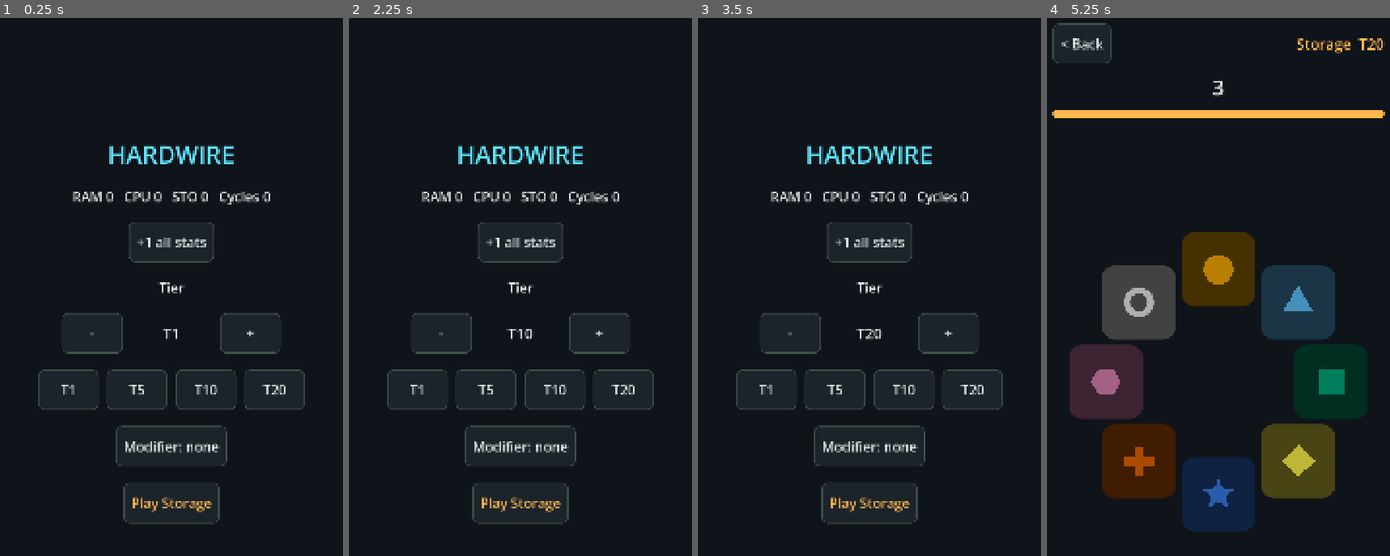
Above: before the commit, frames 1-4 (left to right).
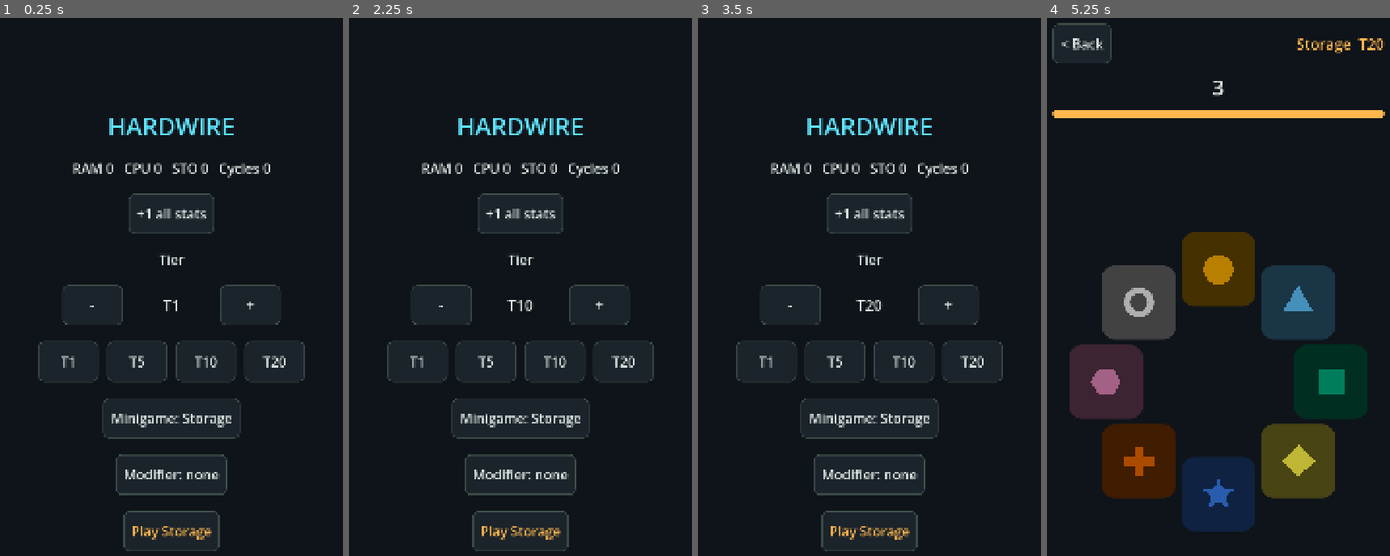
Above: after the commit, the same moments.

Repository: Kymr10n/hardwire
Game: Godot game, scene res://scenes/Main.tscn
Two runs of this game, one before a commit and one after it. Both use one fixed random seed, a clock stepped at 60 frames per second and the inputs below.
Inputs (mouse positions are in pixels of both pictures, inside the frame that each line leads up to):
- Up to frame 1 (0.25 s): no input
- Up to frame 2 (2.25 s): click "T1" at 0.5 s; click "T5" at 1.25 s; click "T10" at 2 s
- Up to frame 3 (3.5 s): click "T20" at 2.75 s
- Up to frame 4 (5.25 s): click (1218, 416) at 3.5 s, where only the run after the commit has a clickable "Minigame: Storage"; click (1218, 416) at 4.25 s, where only the run after the commit has a clickable "Minigame: RAM"; click "Play Storage" at 5 s

The runs differ from the first frame. In frame 1, 7.8% of the frame differs, in the area x 11-89%, y 18-100%; in frame 2, 7.9%; in frame 3, 7.9%; in frame 4, nothing differs.

Commit message:
M3: RAM minigame
- GridGen: spec tier formulas, seeded pattern (own Fisher-Yates), Inverted and Rotated answers,
  time limit from cells needed
- RamPuzzle + RamGrid: show pattern for show_ms, toggle cells by touch, counter and Commit gated
  on cells needed, wrong Commit or timeout flashes the answer; hint row with clockwise arrow
- DebugMenu: minigame selector; modifier picker follows the selected minigame
- SlotDef.TYPE_NAMES shared by menu and puzzle screen
- Tests: Sample tiers values, caps, rotation mapping, toggle/commit/timeout/modifiers, cell size
- SPEC status: M3 done

Co-Authored-By: Claude Opus 5.5 <noreply@anthropic.com>

Diff:
--- a/logic/GridGen.gd
+++ b/logic/GridGen.gd
@@ -1,7 +1,74 @@
 class_name GridGen
 extends RefCounted
 ## RAM attempt content: grid size, filled cells, timings, from SlotDef + seed.
-## SPEC: Minigame: RAM (pattern grid).
+## SPEC: Minigame: RAM (pattern grid) and Difficulty curve > Minigame formulas.
+## Cells are indexed row-major: index = row * n + col.
 
-# TODO(M3): static func make(slot: SlotDef, seed: int) -> Dictionary
-# TODO(M3): static func expected_input(pattern, modifier) -> handles Inverted / Rotated
+const MOD_INVERTED := "inverted"
+const MOD_ROTATED := "rotated"
+
+
+## Tier difficulty from the spec formulas, before upgrades.
+static func params(tier: int) -> Dictionary:
+	var r: Dictionary = Balance.ram()
+	var t: int = maxi(1, tier)
+	var n: int = Balance.tier_table("ram", "grid_by_tier", t)
+	var filled: int = mini(int(r.filled_base) + floori((t - 1) / float(r.filled_tier_divisor)),
+		floori(float(r.filled_max_ratio) * n * n))
+	var show_ms: int = maxi(int(r.show_ms_min), int(r.show_ms_start) - int(r.show_ms_step) * (t - 1))
+	return {"n": n, "filled": filled, "show_ms": show_ms}
+
+
+## Builds one attempt. Keys:
+## n: grid side; pattern: Array[int] sorted lit cells shown in the watch phase;
+## expected: Array[int] sorted cells the player must set (after Inverted / Rotated);
+## show_ms, time_limit_s.
+static func make(slot: SlotDef, seed: int) -> Dictionary:
+	var p: Dictionary = params(slot.tier)
+	var n: int = p.n
+	var rng := RandomNumberGenerator.new()
+	rng.seed = seed
+	var cells: Array[int] = []
+	for i: int in n * n:
+		cells.append(i)
+	# Partial Fisher-Yates with the seeded RNG (Array.shuffle uses the global one).
+	for i: int in p.filled:
+		var j: int = rng.randi_range(i, cells.size() - 1)
+		var tmp: int = cells[i]
+		cells[i] = cells[j]
+		cells[j] = tmp
+	var pattern: Array[int] = cells.slice(0, p.filled)
+	pattern.sort()
+	var expected: Array[int] = expected_input(pattern, n, slot.modifier)
+	var r: Dictionary = Balance.ram()
+	return {
+		"n": n,
+		"pattern": pattern,
+		"expected": expected,
+		"show_ms": p.show_ms,
+		"time_limit_s": float(r.input_s_base) + float(r.input_s_per_cell) * expected.size(),
+	}
+
+
+## The sorted cells the player must set for a shown pattern under a modifier.
+static func expected_input(pattern: Array[int], n: int, modifier: String) -> Array[int]:
+	var out: Array[int] = []
+	match modifier:
+		MOD_INVERTED:
+			for i: int in n * n:
+				if not pattern.has(i):
+					out.append(i)
+		MOD_ROTATED:
+			for i: int in pattern:
+				out.append(rotate_cw(i, n))
+		_:
+			out = pattern.duplicate()
+	out.sort()
+	return out
+
+
+## Index of cell `i` after rotating the grid 90° clockwise: (row, col) -> (col, n - 1 - row).
+static func rotate_cw(i: int, n: int) -> int:
+	var row: int = floori(float(i) / n)
+	var col: int = i % n
+	return col * n + (n - 1 - row)
--- a/logic/SlotDef.gd
+++ b/logic/SlotDef.gd
@@ -6,6 +6,7 @@
 const TYPE_STO := "sto"
 const TYPE_RAM := "ram"
 const TYPE_CPU := "cpu"
+const TYPE_NAMES := {TYPE_STO: "Storage", TYPE_RAM: "RAM", TYPE_CPU: "CPU"}
 
 var tier: int = 1
 var type: String = TYPE_STO
--- /dev/null
+++ b/scenes/puzzles/RamGrid.gd
@@ -0,0 +1,91 @@
+class_name RamGrid
+extends Control
+## Square grid of RAM cells drawn in one _draw. Each cell is on or off; on cells brighten
+## and scale to glow_scale_pct over glow_ms (SPEC: Visual style). Input is handled by RamPuzzle.
+
+var n: int = 0
+
+var _on: Array[bool] = []
+var _scale: Array[float] = []
+var _style := StyleBoxFlat.new()
+
+
+func _init() -> void:
+	mouse_filter = Control.MOUSE_FILTER_IGNORE
+
+
+func setup(p_n: int) -> void:
+	n = p_n
+	_on.resize(n * n)
+	_on.fill(false)
+	_scale.resize(n * n)
+	_scale.fill(1.0)
+	queue_redraw()
+
+
+func is_on(i: int) -> bool:
+	return _on[i]
+
+
+func set_on(i: int, value: bool) -> void:
+	if _on[i] != value:
+		_on[i] = value
+		queue_redraw()
+
+
+## Turns exactly the given cells on and all others off.
+func show_only(cells: Array[int]) -> void:
+	for i: int in _on.size():
+		set_on(i, cells.has(i))
+
+
+func on_cells() -> Array[int]:
+	var out: Array[int] = []
+	for i: int in _on.size():
+		if _on[i]:
+			out.append(i)
+	return out
+
+
+## Cell under a global (canvas) position, or -1 (including the gaps between cells).
+func cell_at(global_pos: Vector2) -> int:
+	if n == 0:
+		return -1
+	var local: Vector2 = global_pos - global_position
+	for i: int in n * n:
+		if _cell_rect(i).has_point(local):
+			return i
+	return -1
+
+
+func _process(delta: float) -> void:
+	var glow_s: float = maxf(0.001, get_theme_constant("glow_ms", "Hardwire") / 1000.0)
+	var big: float = get_theme_constant("glow_scale_pct", "Hardwire") / 100.0
+	var step: float = (big - 1.0) * delta / glow_s
+	var changed: bool = false
+	for i: int in _scale.size():
+		var target: float = big if _on[i] else 1.0
+		if not is_equal_approx(_scale[i], target):
+			_scale[i] = move_toward(_scale[i], target, step)
+			changed = true
+	if changed:
+		queue_redraw()
+
+
+func _cell_rect(i: int) -> Rect2:
+	var gap: float = size.x * 0.03
+	var cell: float = (size.x - gap * (n - 1)) / n
+	var row: int = floori(float(i) / n)
+	var col: int = i % n
+	return Rect2(Vector2(col, row) * (cell + gap), Vector2(cell, cell))
+
+
+func _draw() -> void:
+	var lit: Color = get_theme_color("ram", "Hardwire")
+	var idle: Color = get_theme_color("trace", "Hardwire").darkened(0.4)
+	for i: int in n * n:
+		var rect: Rect2 = _cell_rect(i)
+		rect = rect.grow((rect.size.x * _scale[i] - rect.size.x) / 2.0)
+		_style.bg_color = lit if _on[i] else idle
+		_style.set_corner_radius_all(int(rect.size.x * 0.14))
+		draw_style_box(_style, rect)
--- a/scenes/puzzles/RamPuzzle.gd
+++ b/scenes/puzzles/RamPuzzle.gd
@@ -1,2 +1,162 @@
 extends PuzzleBase
-## RAM minigame: recreate the grid pattern. SPEC: Minigame: RAM. Built in M3.
+## RAM minigame: recreate the grid pattern. SPEC: Minigame: RAM.
+## The pattern shows for show_ms, then the player toggles cells and presses Commit once the
+## set count equals the cells needed. A wrong Commit or the timeout fails the attempt.
+
+var _attempt: Dictionary = {}
+var _grid: RamGrid
+var _hint: Label
+var _counter: Label
+var _commit: Button
+var _shown: bool = false
+
+
+func _ready() -> void:
+	_hint = Label.new()
+	_hint.horizontal_alignment = HORIZONTAL_ALIGNMENT_CENTER
+	_hint.add_theme_color_override("font_color", get_theme_color("text_dim", "Hardwire"))
+	add_child(_hint)
+	_grid = RamGrid.new()
+	add_child(_grid)
+	_counter = Label.new()
+	_counter.vertical_alignment = VERTICAL_ALIGNMENT_CENTER
+	_counter.add_theme_font_size_override("font_size", get_theme_font_size("header", "Hardwire"))
+	add_child(_counter)
+	_commit = Button.new()
+	_commit.text = "Commit"
+	_commit.pressed.connect(commit)
+	add_child(_commit)
+	resized.connect(_layout)
+	_layout()
+
+
+func expected() -> Array[int]:
+	return _attempt.get("expected", [] as Array[int])
+
+
+func pattern() -> Array[int]:
+	return _attempt.get("pattern", [] as Array[int])
+
+
+func grid() -> RamGrid:
+	return _grid
+
+
+func can_commit() -> bool:
+	return phase == Phase.INPUT and _grid.on_cells().size() == expected().size()
+
+
+## Toggles one cell during the input phase (called from _input; public for tests).
+func toggle_cell(i: int) -> void:
+	if phase != Phase.INPUT or i < 0 or i >= _grid.n * _grid.n:
+		return
+	_grid.set_on(i, not _grid.is_on(i))
+	Synth.play_click()
+	Haptics.pulse()
+	_update_counter()
+
+
+## Checks the grid (Commit button; public for tests). Ignored until the set count is right.
+func commit() -> void:
+	if not can_commit():
+		return
+	if _grid.on_cells() == expected():
+		_succeed({"slot_id": slot.id()})
+	else:
+		_fail()
+
+
+func _input(event: InputEvent) -> void:
+	if phase != Phase.INPUT:
+		return
+	var touch := event as InputEventScreenTouch
+	if touch == null or not touch.pressed:
+		return
+	var i: int = _grid.cell_at(touch.position)
+	if i >= 0:
+		get_viewport().set_input_as_handled()
+		toggle_cell(i)
+
+
+func _build_attempt() -> void:
+	_attempt = GridGen.make(slot, attempt_seed)
+	time_limit_s = _attempt.time_limit_s
+	_shown = false
+	_grid.setup(_attempt.n)
+	match slot.modifier:
+		GridGen.MOD_INVERTED:
+			_hint.text = "Set the dark cells"
+		GridGen.MOD_ROTATED:
+			_hint.text = "Enter it rotated"
+		_:
+			_hint.text = ""
+	queue_redraw()
+	_update_counter()
+	_layout()
+
+
+func _watch_update(t: float) -> bool:
+	if t < _attempt.show_ms / 1000.0:
+		if not _shown:
+			_shown = true
+			_grid.show_only(pattern())
+		return false
+	_grid.show_only([] as Array[int])
+	return true
+
+
+func _on_phase_entered(_p_phase: Phase) -> void:
+	_update_counter()
+
+
+func _on_fail_reveal() -> void:
+	_grid.show_only(expected())
+	_update_counter()
+
+
+func _on_abort() -> void:
+	_update_counter()
+
+
+func _update_counter() -> void:
+	var input: bool = phase == Phase.INPUT
+	_counter.visible = input
+	_commit.visible = input or phase == Phase.RESULT
+	_commit.disabled = not can_commit()
+	_counter.text = "%d / %d" % [_grid.on_cells().size(), expected().size()]
+
+
+## Hint row (and rotation icon) on top, square grid in the middle, counter and Commit below.
+func _layout() -> void:
+	if _grid == null:
+		return
+	var margin: float = get_theme_constant("margin", "Hardwire")
+	var row_h: float = get_theme_constant("tap_min", "Hardwire")
+	var side: float = maxf(0.0, minf(size.x - 2.0 * margin, size.y - 2.0 * row_h - 2.0 * margin))
+	var top: float = maxf(row_h + margin, (size.y - side) / 2.0)
+	_grid.position = Vector2((size.x - side) / 2.0, top)
+	_grid.size = Vector2(side, side)
+	_hint.position = Vector2(0.0, top - row_h - margin / 2.0)
+	_hint.size = Vector2(size.x, row_h)
+	var bottom: float = top + side + margin / 2.0
+	_counter.position = Vector2(_grid.position.x, bottom)
+	_counter.size = Vector2(side / 2.0, row_h)
+	_commit.position = Vector2(_grid.position.x + side - row_h * 3.0, bottom)
+	_commit.size = Vector2(row_h * 3.0, row_h)
+	queue_redraw()
+
+
+## Clockwise rotation arrow next to the hint (SPEC: Rotated modifier).
+func _draw() -> void:
+	if slot == null or slot.modifier != GridGen.MOD_ROTATED or _grid == null:
+		return
+	var r: float = get_theme_constant("tap_min", "Hardwire") * 0.3
+	var c := Vector2(_grid.position.x + r, _hint.position.y + _hint.size.y / 2.0)
+	var color: Color = get_theme_color("ram", "Hardwire")
+	var start: float = -PI * 0.75
+	var end: float = start + PI * 1.5
+	draw_arc(c, r, start, end, 32, color, r * 0.28, true)
+	var tip: Vector2 = c + Vector2.from_angle(end) * r
+	var dir: Vector2 = Vector2.from_angle(end + PI / 2.0)
+	var side: Vector2 = Vector2.from_angle(end) * r * 0.6
+	draw_colored_polygon(PackedVector2Array([tip + dir * r * 0.8, tip + side, tip - side]), color)
--- a/scenes/screens/DebugMenu.gd
+++ b/scenes/screens/DebugMenu.gd
@@ -6,13 +6,19 @@
 
 const QUICK_TIERS: Array[int] = [1, 5, 10, 20]
 
+## Minigames that can be launched so far, in menu order.
+const TYPES: Array[String] = [SlotDef.TYPE_STO, SlotDef.TYPE_RAM]
+
 ## Kept across screen changes so returning from a puzzle keeps the picks.
 static var tier: int = 1
+static var type_index: int = 0
 static var modifier_index: int = 0
 
 var _stats_label: Label
 var _tier_label: Label
+var _type_button: Button
 var _modifier_button: Button
+var _play_button: Button
 
 
 func _ready() -> void:
@@ -43,11 +49,12 @@
 	for t: int in QUICK_TIERS:
 		quick_row.add_child(_button("T%d" % t, _set_tier.bind(t)))
 
+	_type_button = _button("", _cycle_type)
+	box.add_child(_type_button)
 	_modifier_button = _button("", _cycle_modifier)
 	box.add_child(_modifier_button)
-	var play := _button("Play Storage", _on_play.bind(SlotDef.TYPE_STO))
-	play.add_theme_color_override("font_color", get_theme_color("sto", "Hardwire"))
-	box.add_child(play)
+	_play_button = _button("Play", _on_play)
+	box.add_child(_play_button)
 
 	GameState.stats_changed.connect(_refresh)
 	GameState.cycles_changed.connect(_refresh)
@@ -57,14 +64,18 @@
 func _refresh() -> void:
 	_stats_label.text = "RAM %d   CPU %d   STO %d   Cycles %d" % [GameState.ram, GameState.cpu, GameState.sto, GameState.cycles]
 	_tier_label.text = "T%d" % tier
+	var type: String = TYPES[type_index]
+	_type_button.text = "Minigame: %s" % SlotDef.TYPE_NAMES[type]
 	var mod: String = _modifiers()[modifier_index]
 	_modifier_button.text = "Modifier: %s" % ("none" if mod.is_empty() else mod.capitalize())
+	_play_button.text = "Play %s" % SlotDef.TYPE_NAMES[type]
+	_play_button.add_theme_color_override("font_color", get_theme_color(type, "Hardwire"))
 
 
-## "" plus the Storage modifier pool from balance.json.
+## "" plus the selected minigame's modifier pool from balance.json.
 func _modifiers() -> Array[String]:
 	var mods: Array[String] = [""]
-	for m: Variant in Balance.modifiers().get("pools", {}).get(SlotDef.TYPE_STO, []):
+	for m: Variant in Balance.modifiers().get("pools", {}).get(TYPES[type_index], []):
 		mods.append(str(m))
 	return mods
 
@@ -75,6 +86,12 @@
 
 func _set_tier(t: int) -> void:
 	tier = maxi(1, t)
+	_refresh()
+
+
+func _cycle_type() -> void:
+	type_index = (type_index + 1) % TYPES.size()
+	modifier_index = 0
 	_refresh()
 
 
@@ -89,8 +106,8 @@
 	SaveManager.save_game()
 
 
-func _on_play(type: String) -> void:
-	play_requested.emit(SlotDef.create(tier, type, _modifiers()[modifier_index]))
+func _on_play() -> void:
+	play_requested.emit(SlotDef.create(tier, TYPES[type_index], _modifiers()[modifier_index]))
 
 
 func _label(text: String, font_size: int) -> Label:
--- a/scenes/screens/PuzzleScreen.gd
+++ b/scenes/screens/PuzzleScreen.gd
@@ -8,8 +8,8 @@
 
 const PUZZLES := {
 	SlotDef.TYPE_STO: preload("res://scenes/puzzles/StoragePuzzle.gd"),
+	SlotDef.TYPE_RAM: preload("res://scenes/puzzles/RamPuzzle.gd"),
 }
-const NAMES := {SlotDef.TYPE_STO: "Storage", SlotDef.TYPE_RAM: "RAM", SlotDef.TYPE_CPU: "CPU"}
 
 var slot: SlotDef
 var puzzle: PuzzleBase
@@ -96,7 +96,7 @@
 
 
 func _title_text() -> String:
-	var text: String = "%s  T%d" % [NAMES.get(slot.type, slot.type), slot.tier]
+	var text: String = "%s  T%d" % [SlotDef.TYPE_NAMES.get(slot.type, slot.type), slot.tier]
 	if not slot.modifier.is_empty():
 		text += "  [%s]" % slot.modifier.capitalize()
 	return text
--- /dev/null
+++ b/tests/test_grid_gen.gd
@@ -0,0 +1,116 @@
+extends GutTest
+## GridGen against SPEC: Sample tiers table (RAM grid · filled · show ms) and modifier rules.
+
+# tier: [n, filled, show_ms]
+const SAMPLE_TIERS := {
+	1: [3, 3, 2500],
+	2: [3, 3, 2400],
+	3: [3, 4, 2300],
+	5: [4, 5, 2100],
+	10: [5, 7, 1600],
+	20: [6, 12, 1000],
+}
+
+
+func _make(tier: int, modifier: String, seed: int) -> Dictionary:
+	return GridGen.make(SlotDef.create(tier, SlotDef.TYPE_RAM, modifier), seed)
+
+
+func test_params_match_sample_tiers() -> void:
+	for tier: int in SAMPLE_TIERS:
+		var p: Dictionary = GridGen.params(tier)
+		assert_eq([p.n, p.filled, p.show_ms], SAMPLE_TIERS[tier], "tier %d" % tier)
+
+
+func test_grid_size_boundaries() -> void:
+	var expected := {4: 3, 5: 4, 9: 4, 10: 5, 15: 5, 16: 6, 99: 6}
+	for tier: int in expected:
+		assert_eq(GridGen.params(tier).n, expected[tier], "tier %d" % tier)
+
+
+func test_filled_is_capped_at_45_percent() -> void:
+	# Tier 4 would want 4 cells on a 3x3 grid: floor(0.45 * 9) = 4.
+	assert_eq(GridGen.params(4).filled, 4)
+	# Tier 99 on 6x6: floor(0.45 * 36) = 16.
+	assert_eq(GridGen.params(99).filled, 16)
+	assert_eq(GridGen.params(99).show_ms, 1000)
+
+
+func test_time_limit() -> void:
+	assert_almost_eq(_make(1, "", 1).time_limit_s, 4.0 + 0.8 * 3, 0.0001)
+	assert_almost_eq(_make(20, "", 1).time_limit_s, 4.0 + 0.8 * 12, 0.0001)
+	# Inverted on tier 1: 9 - 3 = 6 cells needed.
+	assert_almost_eq(_make(1, GridGen.MOD_INVERTED, 1).time_limit_s, 4.0 + 0.8 * 6, 0.0001)
+
+
+func test_pattern_shape() -> void:
+	for tier: int in SAMPLE_TIERS:
+		for seed: int in 20:
+			var a: Dictionary = _make(tier, "", seed)
+			var pattern: Array[int] = a.pattern
+			assert_eq(pattern.size(), SAMPLE_TIERS[tier][1])
+			var unique := {}
+			for i: int in pattern:
+				assert_between(i, 0, a.n * a.n - 1)
+				unique[i] = true
+			assert_eq(unique.size(), pattern.size(), "no duplicate cells")
+			var sorted: Array[int] = pattern.duplicate()
+			sorted.sort()
+			assert_eq(pattern, sorted)
+			assert_eq(a.expected, pattern)
+
+
+func test_same_seed_same_pattern() -> void:
+	assert_eq(_make(10, "", 9).pattern, _make(10, "", 9).pattern)
+
+
+func test_different_seeds_differ() -> void:
+	var seen := {}
+	for seed: int in 20:
+		seen[str(_make(20, "", seed).pattern)] = true
+	assert_gt(seen.size(), 15)
+
+
+func test_every_cell_can_be_chosen() -> void:
+	var hits := {}
+	for seed: int in 200:
+		for i: int in _make(1, "", seed).pattern:
+			hits[i] = true
+	assert_eq(hits.size(), 9)
+
+
+func test_inverted_is_complement() -> void:
+	var a: Dictionary = _make(10, GridGen.MOD_INVERTED, 3)
+	assert_eq(a.expected.size(), 25 - 7)
+	for i: int in 25:
+		assert_ne(a.pattern.has(i), a.expected.has(i), "cell %d" % i)
+
+
+func test_rotate_cw_3x3() -> void:
+	# 0 1 2      6 3 0
+	# 3 4 5  ->  7 4 1
+	# 6 7 8      8 5 2
+	# The cell at (r, c) moves to (c, n - 1 - r).
+	var moved: Array[int] = []
+	for i: int in 9:
+		moved.append(GridGen.rotate_cw(i, 3))
+	assert_eq(moved, [2, 5, 8, 1, 4, 7, 0, 3, 6] as Array[int])
+
+
+func test_rotate_four_times_is_identity() -> void:
+	for n: int in [3, 4, 5, 6]:
+		for i: int in n * n:
+			var j: int = i
+			for k: int in 4:
+				j = GridGen.rotate_cw(j, n)
+			assert_eq(j, i)
+
+
+func test_rotated_expected() -> void:
+	var a: Dictionary = _make(5, GridGen.MOD_ROTATED, 4)
+	var rotated: Array[int] = []
+	for i: int in a.pattern:
+		rotated.append(GridGen.rotate_cw(i, a.n))
+	rotated.sort()
+	assert_eq(a.expected, rotated)
+	assert_eq(a.time_limit_s, _make(5, "", 4).time_limit_s)
--- /dev/null
+++ b/tests/test_ram_puzzle.gd
@@ -0,0 +1,190 @@
+extends GutTest
+## RamPuzzle behaviour, driven by simulated frames.
+
+const RamPuzzle := preload("res://scenes/puzzles/RamPuzzle.gd")
+const PuzzleScreen := preload("res://scenes/screens/PuzzleScreen.gd")
+const FRAME := 1.0 / 60.0
+
+var _orig_sound: bool
+
+
+func before_each() -> void:
+	_orig_sound = GameState.settings.sound
+	GameState.settings.sound = false
+
+
+func after_each() -> void:
+	GameState.settings.sound = _orig_sound
+
+
+func _puzzle(tier: int, modifier: String = "", seed: int = 7) -> PuzzleBase:
+	var puzzle: PuzzleBase = RamPuzzle.new()
+	puzzle.size = Vector2(1000, 1400)
+	add_child_autofree(puzzle)
+	puzzle.setup(SlotDef.create(tier, SlotDef.TYPE_RAM, modifier), seed)
+	puzzle.start()
+	return puzzle
+
+
+func _run_until(puzzle: PuzzleBase, phase: PuzzleBase.Phase, max_s: float = 30.0) -> void:
+	var t: float = 0.0
+	while puzzle.phase != phase and t < max_s:
+		puzzle._process(FRAME)
+		t += FRAME
+
+
+func _enter(puzzle: PuzzleBase, cells: Array[int]) -> void:
+	for i: int in cells:
+		puzzle.toggle_cell(i)
+
+
+func test_watch_shows_pattern_then_hides() -> void:
+	var puzzle := _puzzle(5)
+	_run_until(puzzle, PuzzleBase.Phase.WATCH)
+	puzzle._process(FRAME)
+	assert_eq(puzzle.grid().on_cells(), puzzle.pattern())
+	var t: float = 0.0
+	while puzzle.phase == PuzzleBase.Phase.WATCH:
+		puzzle._process(FRAME)
+		t += FRAME
+	assert_almost_eq(t, 2.1, 2 * FRAME, "tier 5 shows for 2100 ms")
+	assert_eq(puzzle.grid().on_cells(), [] as Array[int], "all cells dark for input")
+
+
+func test_toggle_on_and_off() -> void:
+	var puzzle := _puzzle(1)
+	_run_until(puzzle, PuzzleBase.Phase.INPUT)
+	puzzle.toggle_cell(4)
+	assert_true(puzzle.grid().is_on(4))
+	puzzle.toggle_cell(4)
+	assert_false(puzzle.grid().is_on(4))
+
+
+func test_toggle_ignored_outside_input() -> void:
+	var puzzle := _puzzle(1)
+	puzzle.toggle_cell(0)
+	assert_false(puzzle.grid().is_on(0))
+
+
+func test_commit_disabled_until_count_matches() -> void:
+	var puzzle := _puzzle(1)
+	watch_signals(puzzle)
+	_run_until(puzzle, PuzzleBase.Phase.INPUT)
+	var target: Array[int] = puzzle.expected()
+	_enter(puzzle, target.slice(0, target.size() - 1))
+	assert_false(puzzle.can_commit())
+	puzzle.commit()
+	assert_eq(puzzle.phase, PuzzleBase.Phase.INPUT, "commit ignored")
+	puzzle.toggle_cell(target[-1])
+	assert_true(puzzle.can_commit())
+
+
+func test_correct_commit_solves() -> void:
+	var puzzle := _puzzle(20)
+	watch_signals(puzzle)
+	_run_until(puzzle, PuzzleBase.Phase.INPUT)
+	assert_eq(puzzle.grid().n, 6)
+	_enter(puzzle, puzzle.expected())
+	puzzle.commit()
+	assert_signal_emitted(puzzle, "solved")
+	assert_signal_not_emitted(puzzle, "failed")
+
+
+func test_correction_then_commit_solves() -> void:
+	var puzzle := _puzzle(1)
+	watch_signals(puzzle)
+	_run_until(puzzle, PuzzleBase.Phase.INPUT)
+	var wrong: int = _not_in(puzzle.expected(), 9)
+	puzzle.toggle_cell(wrong)
+	puzzle.toggle_cell(wrong)
+	_enter(puzzle, puzzle.expected())
+	puzzle.commit()
+	assert_signal_emitted(puzzle, "solved")
+
+
+func test_wrong_commit_fails_and_flashes_answer() -> void:
+	var puzzle := _puzzle(1)
+	watch_signals(puzzle)
+	_run_until(puzzle, PuzzleBase.Phase.INPUT)
+	var target: Array[int] = puzzle.expected()
+	var cells: Array[int] = target.slice(0, target.size() - 1)
+	cells.append(_not_in(target, 9))
+	_enter(puzzle, cells)
+	puzzle.commit()
+	assert_eq(puzzle.phase, PuzzleBase.Phase.RESULT)
+	assert_eq(puzzle.grid().on_cells(), target, "correct pattern is shown")
+	assert_signal_not_emitted(puzzle, "failed")
+	_run_until(puzzle, PuzzleBase.Phase.IDLE, 2.0)
+	assert_signal_emitted(puzzle, "failed")
+
+
+func test_timeout_fails_and_flashes_answer() -> void:
+	var puzzle := _puzzle(1)
+	watch_signals(puzzle)
+	_run_until(puzzle, PuzzleBase.Phase.INPUT)
+	puzzle.toggle_cell(_not_in(puzzle.expected(), 9))
+	var t: float = 0.0
+	while puzzle.phase == PuzzleBase.Phase.INPUT:
+		puzzle._process(FRAME)
+		t += FRAME
+	assert_almost_eq(t, 6.4, 2 * FRAME, "4 s + 0.8 s x 3")
+	assert_eq(puzzle.grid().on_cells(), puzzle.expected())
+	_run_until(puzzle, PuzzleBase.Phase.IDLE, 2.0)
+	assert_signal_emitted(puzzle, "failed")
+
+
+func test_inverted_solves_with_dark_cells() -> void:
+	var puzzle := _puzzle(10, GridGen.MOD_INVERTED, 5)
+	watch_signals(puzzle)
+	_run_until(puzzle, PuzzleBase.Phase.INPUT)
+	_enter(puzzle, puzzle.pattern())
+	assert_false(puzzle.can_commit(), "the shown cells are not the answer")
+	_enter(puzzle, puzzle.pattern())
+	var dark: Array[int] = []
+	for i: int in 25:
+		if not puzzle.pattern().has(i):
+			dark.append(i)
+	_enter(puzzle, dark)
+	puzzle.commit()
+	assert_signal_emitted(puzzle, "solved")
+
+
+func test_rotated_rejects_unrotated_and_accepts_rotated() -> void:
+	var puzzle := _puzzle(5, GridGen.MOD_ROTATED, 2)
+	watch_signals(puzzle)
+	_run_until(puzzle, PuzzleBase.Phase.INPUT)
+	assert_ne(puzzle.pattern(), puzzle.expected(), "seed gives a pattern that changes under rotation")
+	var rotated: Array[int] = []
+	for i: int in puzzle.pattern():
+		rotated.append(GridGen.rotate_cw(i, 4))
+	_enter(puzzle, rotated)
+	puzzle.commit()
+	assert_signal_emitted(puzzle, "solved")
+
+	var second := _puzzle(5, GridGen.MOD_ROTATED, 2)
+	watch_signals(second)
+	_run_until(second, PuzzleBase.Phase.INPUT)
+	_enter(second, second.pattern())
+	second.commit()
+	assert_eq(second.phase, PuzzleBase.Phase.RESULT)
+	assert_signal_not_emitted(second, "solved")
+
+
+func test_screen_cells_meet_minimum_size() -> void:
+	var screen: Control = PuzzleScreen.new()
+	screen.setup(SlotDef.create(20, SlotDef.TYPE_RAM))
+	add_child_autofree(screen)
+	await wait_process_frames(2)
+	var grid: RamGrid = screen.puzzle.grid()
+	assert_eq(grid.n, 6)
+	var cell: float = grid._cell_rect(0).size.x
+	assert_gte(cell, 120.0, "cells are at least 120 px")
+	var center: Vector2 = grid.global_position + grid._cell_rect(7).get_center()
+	assert_eq(grid.cell_at(center), 7)
+
+
+func _not_in(cells: Array[int], count: int) -> int:
+	for i: int in count:
+		if not cells.has(i):
+			return i
+	return -1
Not shown, added: scenes/puzzles/RamGrid.gd.uid
Not shown, added: tests/test_grid_gen.gd.uid
Not shown, added: tests/test_ram_puzzle.gd.uid
Not shown, changed: docs/SPEC.md
